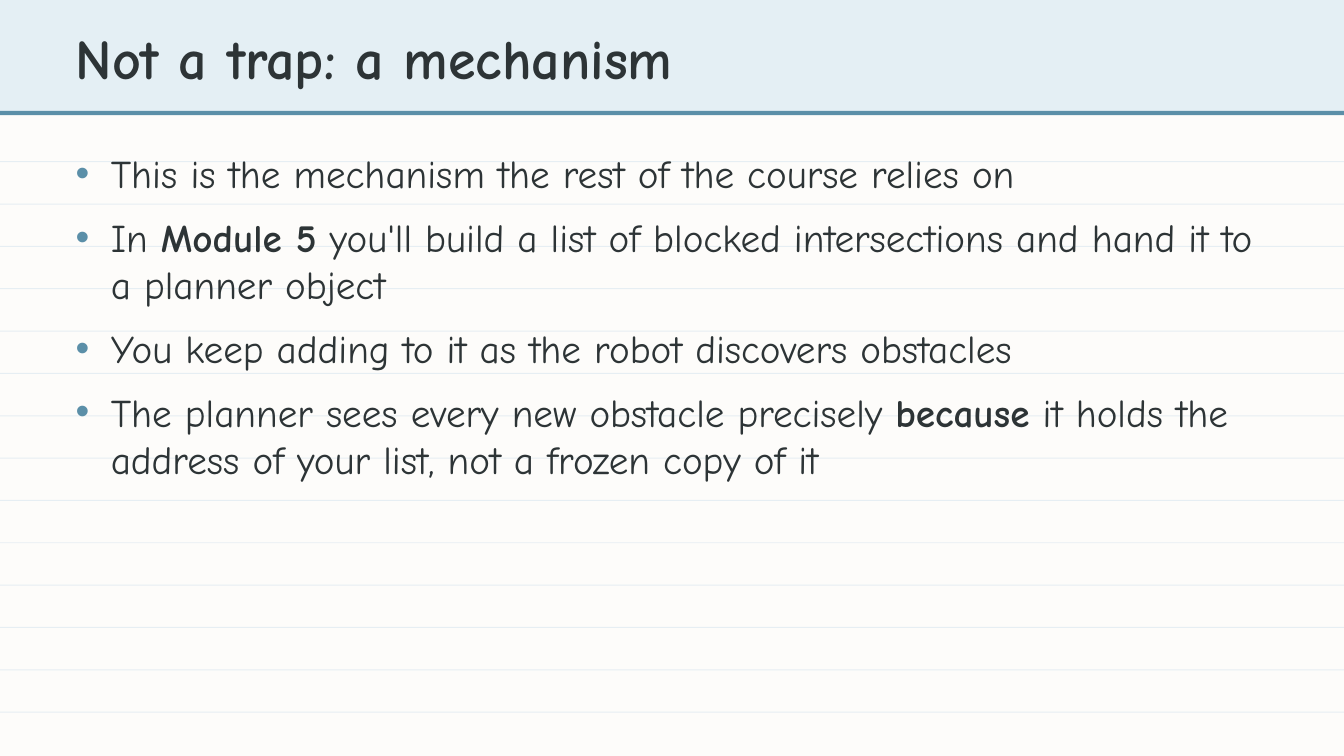
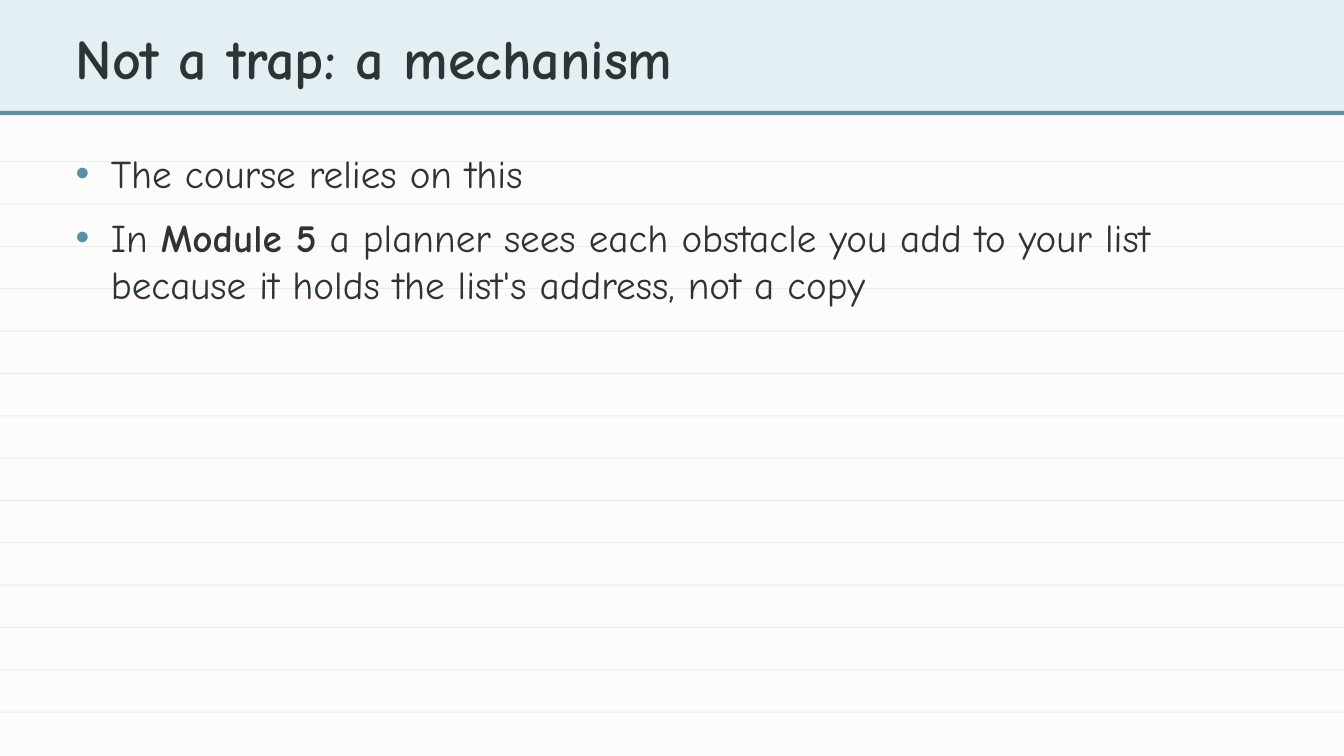
Before and after one commit to bradamiller/LearningPython, a slide deck: slide 24 of static/slides/module-04-manhattan/module-4-lesson-03-lists.pptx (slide 26 before the commit). Drawn at 1344x756 pixels with LibreOffice and Linux fonts; fonts in the diff are those of the drawing. Boxes give left, top, right and bottom in pixels: in the first picture for what was removed or moved away, otherwise in the second. Text is boxed around its words. In the diff, an @@ line names an element or a change of style, - is before the commit and + after.

```diff
--- a/static/slides/module-04-manhattan/module-4-lesson-03-lists.pptx
+++ b/static/slides/module-04-manhattan/module-4-lesson-03-lists.pptx
@@ text at <box>111,161,1150,307</box>: text changed @@
-• This is the mechanism the rest of the course relies on
-• In Module 5 you'll build a list of blocked intersections and hand it to a planner object
-• You keep adding to it as the robot discovers obstacles
-• The planner sees every new obstacle precisely because it holds the address of your list, not a frozen copy of it
+• The course relies on this
+• In Module 5 a planner sees each obstacle you add to your list because it holds the list's address, not a copy
```
Also in this commit, not shown: 3 other slides changed, 2 slides removed, 5 other files.
